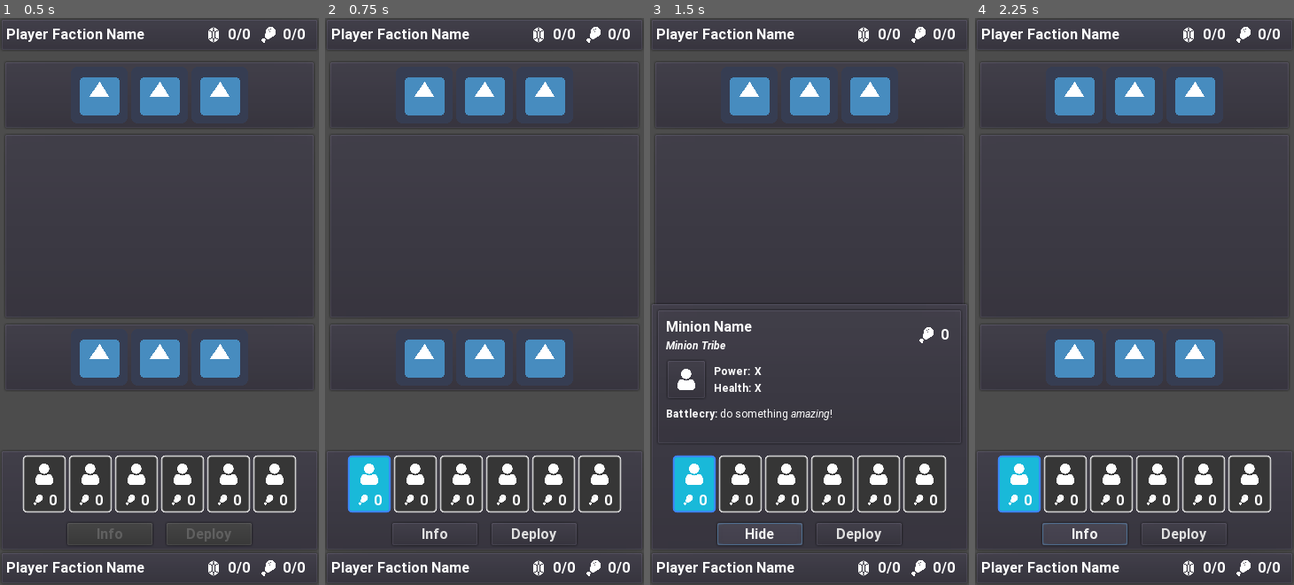
Above: before the commit, frames 1-4 (left to right).
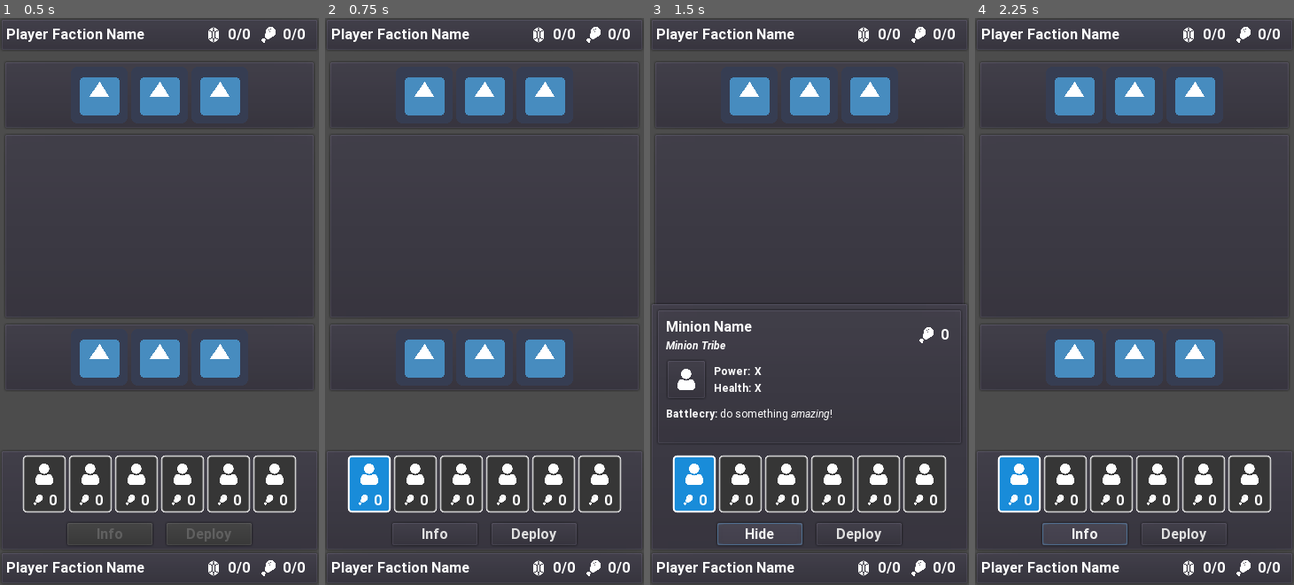
Above: after the commit, the same moments.

Repository: oatspear/obminion-hs
Game: Godot game, scene res://scenes/GuiSketch.tscn
The game is run twice, just before and just after one commit, with the same random seed, the same clock (stepped at 60 frames per second) and the same inputs. The project has no main scene, so this scene is started directly. The engine's default icon, where the game draws it, is replaced by a stand-in: a white triangle on a blue panel in a dark square.
Inputs (mouse positions are in pixels of both pictures, inside the frame that each line leads up to):
- Up to frame 1 (0.5 s): no input
- Up to frame 2 (0.75 s): tap Enter at 0.5 s; move the mouse to (369, 482) at 0.52 s; click (369, 482) at 0.67 s
- Up to frame 3 (1.5 s): click "Info" at 1.25 s
- Up to frame 4 (2.25 s): click "Hide" at 2 s

Frame 1 is identical in both runs. In frame 2, 1.2% of the frame differs, in the area x 6-21%, y 77-88%; in frame 3, 1.2%; in frame 4, 1.2%.

Commit message:
Update style_select.tres

Diff:
--- a/data/ui/minions/style_select.tres
+++ b/data/ui/minions/style_select.tres
@@ -4,12 +4,12 @@
 content_margin_left = 5.0
 content_margin_right = 5.0
 content_margin_top = 5.0
-bg_color = Color( 0.0980392, 0.72549, 0.85098, 1 )
+bg_color = Color( 0.0980392, 0.54902, 0.85098, 1 )
 border_width_left = 2
 border_width_top = 2
 border_width_right = 2
 border_width_bottom = 2
-border_color = Color( 0.243137, 0.517647, 0.972549, 1 )
+border_color = Color( 1, 1, 1, 1 )
 corner_radius_top_left = 4
 corner_radius_top_right = 4
 corner_radius_bottom_right = 4
